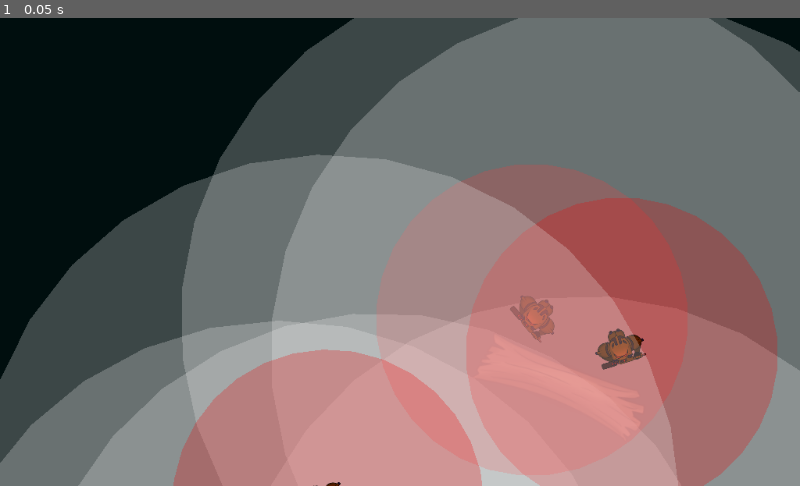
Above: before the commit, frame 1.
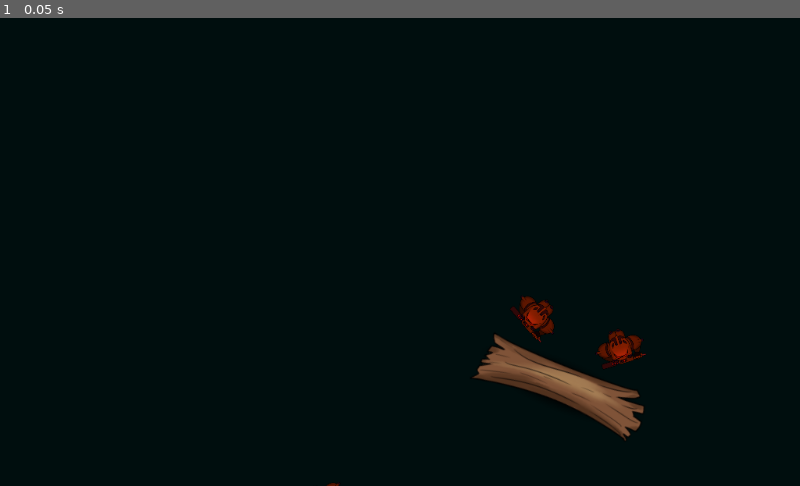
Above: after the commit, the same moment.

Repository: maxhha/afca
Game: Godot game, scene res://Scenes/Chunks/forest1.tscn
Same seed, same stepped clock (60 frames per second), same inputs: the game is played once before the commit and once after it. This scene is started directly instead of the project's main scene.
Inputs:
- Up to frame 1 (0.05 s): no input

The runs differ from the first frame. In frame 1, 84% of the frame differs, in the area x 0-100%, y 0-100%.

Commit message:
Add sound effects

Diff:
--- a/Scenes/enemy1.tscn
+++ b/Scenes/enemy1.tscn
@@ -1,13 +1,25 @@
-[gd_scene load_steps=5 format=2]
+[gd_scene load_steps=7 format=2]
 
 [ext_resource path="res://Scenes/enemy_runner.gd" type="Script" id=1]
 [ext_resource path="res://Sprites/solder.png" type="Texture" id=2]
 
-[sub_resource type="CircleShape2D" id=1]
+[sub_resource type="CircleShape2D" id=3]
 radius = 25.5
 
-[sub_resource type="CircleShape2D" id=2]
+[sub_resource type="CircleShape2D" id=4]
 radius = 32.6324
+
+[sub_resource type="Shader" id=5]
+code = "shader_type canvas_item;
+
+void fragment(){
+	COLOR.rgb = vec3(1.0);
+	COLOR.a = texture(TEXTURE, UV).a;
+}"
+
+[sub_resource type="ShaderMaterial" id=6]
+render_priority = 1
+shader = SubResource( 5 )
 
 [node name="enemy" type="KinematicBody2D" groups=[
 "unit",
@@ -16,14 +28,8 @@
 collision_mask = 17
 script = ExtResource( 1 )
 
-[node name="sprite" type="Sprite" parent="."]
-modulate = Color( 1, 0.266667, 0.266667, 1 )
-rotation = 1.5708
-scale = Vector2( 0.3, 0.3 )
-texture = ExtResource( 2 )
-
 [node name="shape" type="CollisionShape2D" parent="."]
-shape = SubResource( 1 )
+shape = SubResource( 3 )
 
 [node name="hide_area" type="Area2D" parent="."]
 monitorable = false
@@ -42,3 +48,16 @@
 [node name="Polygon2D" type="Polygon2D" parent="detect_shot/CollisionPolygon2D"]
 color = Color( 1, 0.305882, 0.305882, 0.235294 )
 polygon = PoolVector2Array( 0.5425, -0.323296, 220.266, -115.073, 250.37, -0.926453, 220.684, 116.147 )
+
+[node name="sprite" type="Sprite" parent="."]
+modulate = Color( 1, 0.184314, 0.184314, 1 )
+rotation = 1.5708
+scale = Vector2( 0.3, 0.3 )
+texture = ExtResource( 2 )
+
+[node name="sprite_white" type="Sprite" parent="."]
+modulate = Color( 1, 1, 1, 0 )
+material = SubResource( 6 )
+rotation = 1.5708
+scale = Vector2( 0.3, 0.3 )
+texture = ExtResource( 2 )
--- a/Scenes/enemy_runner.gd
+++ b/Scenes/enemy_runner.gd
@@ -3,6 +3,8 @@
 const VIEW_DISTANCE = 450
 const ATTACK_DISTANCE = 200
 const MOVE_SPEED = 200
+
+const DAMAGED_EFF_T = 0.2
 
 enum STATES {STAND, RUN, ATTACK}
 
@@ -12,12 +14,15 @@
 var _target
 var health = 2 setget set_health
 
+var _damaged_timer = 0
+
 func set_health(h):
 	health = h
+	_damaged_timer = DAMAGED_EFF_T
 	if h <= 0:
 		queue_free()
 
-func _process(delta):
+func _physics_process(delta):
 	linear_vel = move_and_slide(linear_vel)
 	#logic
 	match STATE:
@@ -46,9 +51,14 @@
 		STATES.RUN:
 			rotation = linear_vel.angle()
 
-func _draw():
-	draw_circle(Vector2(), VIEW_DISTANCE, Color("40f0f0f0"))
-	draw_circle(Vector2(), ATTACK_DISTANCE, Color("40f00000"))
+func _process(delta):
+	_damaged_timer = max(_damaged_timer - delta, 0)
+	var k = ease(_damaged_timer / DAMAGED_EFF_T, 0.5)
+	$sprite_white.modulate.a = k
+
+#func _draw():
+#	draw_circle(Vector2(), VIEW_DISTANCE, Color("40f0f0f0"))
+#	draw_circle(Vector2(), ATTACK_DISTANCE, Color("40f00000"))
 
 func get_damage(dmg):
 	self.health -= dmg
--- a/Scenes/main.tscn
+++ b/Scenes/main.tscn
@@ -8,6 +8,7 @@
 [ext_resource path="res://Sprites/solder.png" type="Texture" id=6]
 [ext_resource path="res://Sprites/trunk.png" type="Texture" id=7]
 [ext_resource path="res://Sprites/barrel_top.png" type="Texture" id=8]
+[ext_resource path="res://Sound/bg.ogg" type="AudioStream" id=9]
 
 [node name="main" type="Node2D"]
 script = ExtResource( 1 )
@@ -29,7 +30,13 @@
 z_index = 16
 
 [node name="unit" parent="units" instance=ExtResource( 3 )]
-position = Vector2( 501.622, 235.643 )
+position = Vector2( 501.622, 456.643 )
+
+[node name="unit2" parent="units" instance=ExtResource( 3 )]
+position = Vector2( 621.622, 429.643 )
+
+[node name="unit3" parent="units" instance=ExtResource( 3 )]
+position = Vector2( 338.622, 466.643 )
 
 [node name="cursor" type="Sprite" parent="."]
 position = Vector2( 987.101, 95.7635 )
@@ -70,3 +77,9 @@
 [node name="barrel_top" type="Sprite" parent="."]
 position = Vector2( -600, 320 )
 texture = ExtResource( 8 )
+
+[node name="audio" type="AudioStreamPlayer" parent="."]
+stream = ExtResource( 9 )
+autoplay = true
+mix_target = 1
+bus = "Music"
--- a/Scenes/unit.gd
+++ b/Scenes/unit.gd
@@ -60,8 +60,6 @@
 			elif linear_vel.length() >= MIN_SPEED:
 				rotation = linear_vel.angle()
 				_targeting = false
-		STATES.ATTACK:
-			modulate.a = 1 - timer / ATTACK_TIMEOUT
 
 func move_to(point):
 	_target = point
@@ -115,6 +113,7 @@
 	var b = Bullet.instance().init(e.global_position - global_position, true)
 	get_parent().add_child(b)
 	b.global_position = global_position + Vector2(1,0).rotated(rotation)*20
+	$shoot1.play()
 
 func is_free_move_to(p):
 	return not test_move(transform, p - global_position, false)
--- a/Scenes/unit.tscn
+++ b/Scenes/unit.tscn
@@ -1,13 +1,17 @@
-[gd_scene load_steps=5 format=2]
+[gd_scene load_steps=7 format=2]
 
 [ext_resource path="res://Scenes/unit.gd" type="Script" id=1]
 [ext_resource path="res://Sprites/solder.png" type="Texture" id=2]
+[ext_resource path="res://Sound/shoot1.wav" type="AudioStream" id=3]
 
 [sub_resource type="CircleShape2D" id=1]
 radius = 25.5478
 
 [sub_resource type="CircleShape2D" id=2]
 radius = 508.35
+
+[sub_resource type="AudioStreamRandomPitch" id=3]
+audio_stream = ExtResource( 3 )
 
 [node name="unit" type="KinematicBody2D"]
 collision_layer = 2
@@ -33,3 +37,8 @@
 
 [node name="ray_walls" type="RayCast2D" parent="."]
 collision_mask = 17
+
+[node name="shoot1" type="AudioStreamPlayer2D" parent="."]
+stream = SubResource( 3 )
+volume_db = -1.747
+bus = "Sound"
--- /dev/null
+++ b/default_bus_layout.tres
@@ -0,0 +1,15 @@
+[gd_resource type="AudioBusLayout" format=2]
+
+[resource]
+bus/1/name = "Sound"
+bus/1/solo = false
+bus/1/mute = false
+bus/1/bypass_fx = false
+bus/1/volume_db = 0.0
+bus/1/send = "Master"
+bus/2/name = "Music"
+bus/2/solo = false
+bus/2/mute = false
+bus/2/bypass_fx = false
+bus/2/volume_db = -8.5
+bus/2/send = "Master"
Not shown: 1 places in Scenes/enemy1.tscn that only renumber resources
Not shown: 1 places in Scenes/main.tscn that only renumber resources
Not shown, added: Sound/bg.ogg.import
Not shown, added: Sound/shoot1.wav.import
Binary file added: Sprites/trail.png
Not shown, added: Sprites/trail.png.import
Not shown, added: Sound/bg.ogg
Not shown, added: Sound/shoot1.wav
